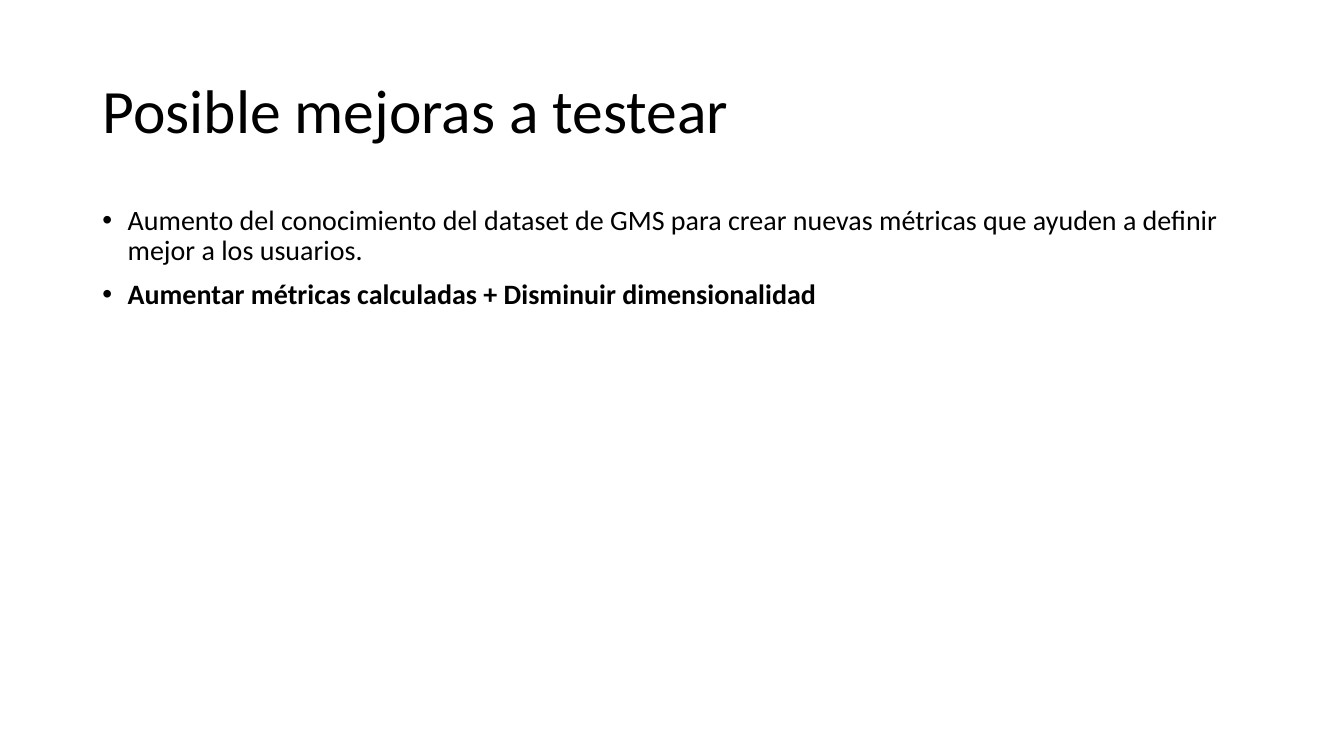
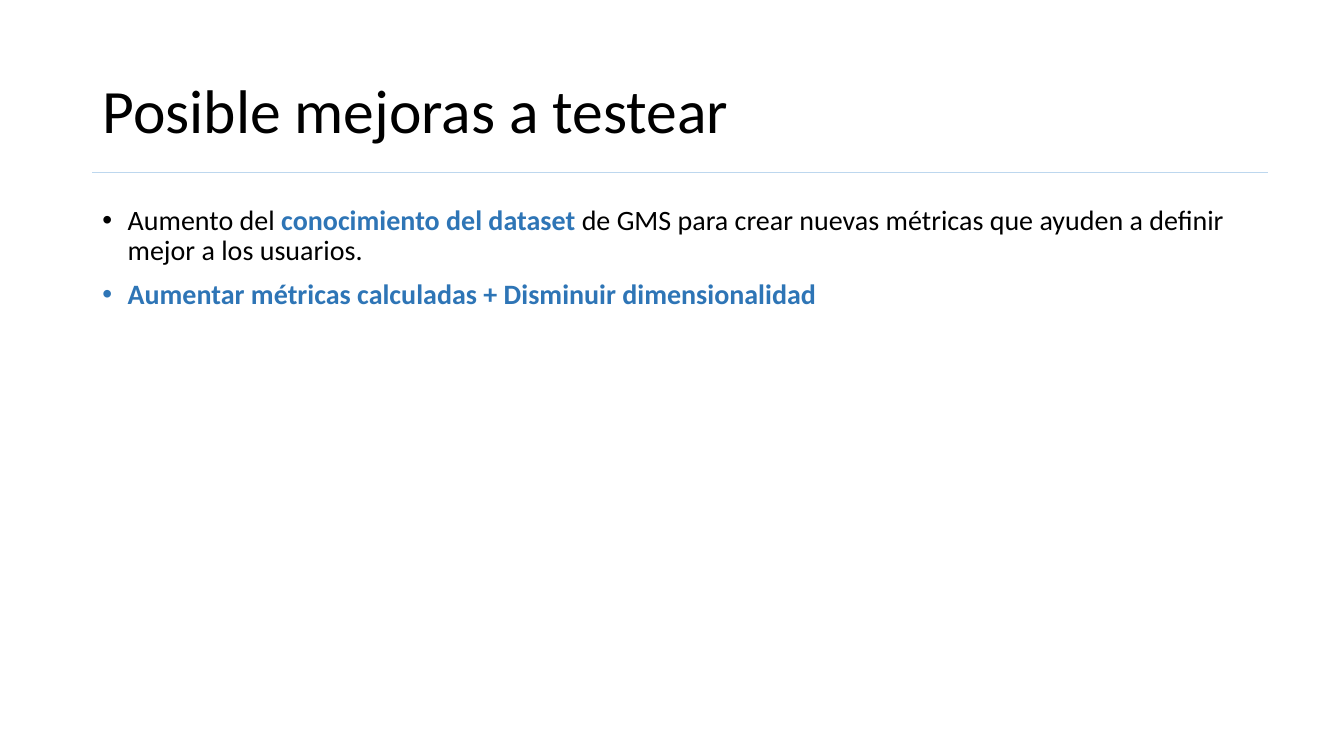
Before and after one commit to dptomarketingjme/TFM, a slide deck: slide 21 of presentacionTFM.pptx. Drawn at 1344x756 pixels with LibreOffice and Linux fonts; fonts in the diff are those of the drawing. Boxes give left, top, right and bottom in pixels: in the first picture for what was removed or moved away, otherwise in the second. Text is boxed around its words. In the diff, an @@ line names an element or a change of style, - is before the commit and + after.

```diff
--- a/presentacionTFM.pptx
+++ b/presentacionTFM.pptx
@@ line added from (93, 172) to (1268, 172), #BDD7EE 0.5 pt @@
@@ text "Aumento del conocimiento del dataset ..." at [128,210,1223,304]: text colour #000000 to #2E75B6 in "conocimiento del dataset", "Aumentar métricas calculadas + Disminuir dimensionalidad"; bold on in "conocimiento del dataset" @@
```
Also in this commit, not shown: 12 other slides changed.
